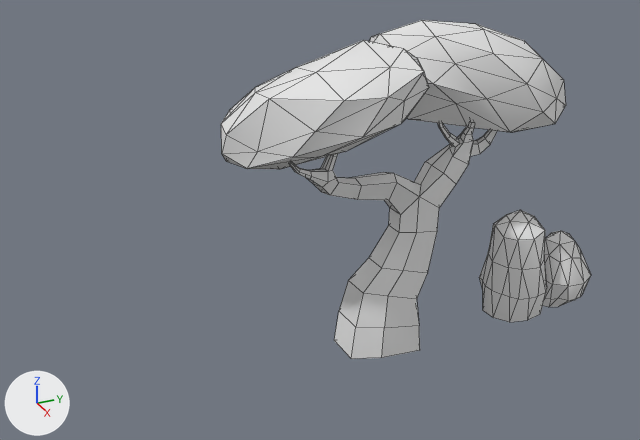
What one commit did to the Blender file Blender/Files/Environment Greeners.blend.
Camera for both pictures: a 50 mm camera at (13.8, -7.33, 4.16) aimed at (7.43, -4.47, 0.98). The axes (+X, +Y, +Z) are drawn at lower left. The lights are the same throughout. Mesh edges are drawn as thin lines.
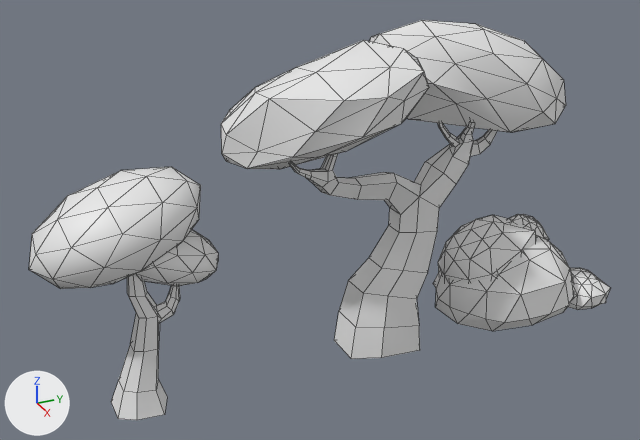
The change, as a list of edits to the scene's bpy script:
```text
Change me_icosphere_002:
    used by ob_icosphere; location = (7.604, -2.228, -0.298); scale = (0.668, 0.668, 0.668)
    remove me_icosphere_002.from_pydata(...)  # 112 vertices, 160 faces; spans x -0.51..0.46, y -0.78..0.9, z 0.0..1.6
    add me_icosphere_002.from_pydata(...)  # 214 vertices, 300 faces; spans x -0.9..0.82, y -1.52..1.0, z 0.1..1.44
    me_icosphere_002 part 1: 112 vertices removed from x -0.51..0.46, y -0.78..0.9, z 0.0..1.6; 214 vertices added at x -0.9..0.82, y -1.52..1.0, z 0.1..1.44
Add me_cylinder_004:
    me_cylinder_004.from_pydata(...)  # 158 vertices, 229 faces; spans x -0.77..0.28, y -0.67..0.83, z -0.05..1.91
    me_cylinder_004.polygons.foreach_set('use_smooth', [True] * 229)
Add ob_cylinder_000:
    ob_cylinder_000 = bpy.data.objects.new('Cylinder.000', me_cylinder_004)
    ob_cylinder_000.location = (0.0, -2.266, -0.298)
    ob_cylinder_000.delta_location = (7.575, -3.947, 0.0)
```

Location of each change, [x1, y1, x2, y2] in pixels of the pictures (640 x 440 px):
'Cylinder.000', added: after [29, 167, 218, 420]
'Icosphere', reshaped (58% wider): before [479, 210, 591, 322]; after [433, 214, 610, 331]
